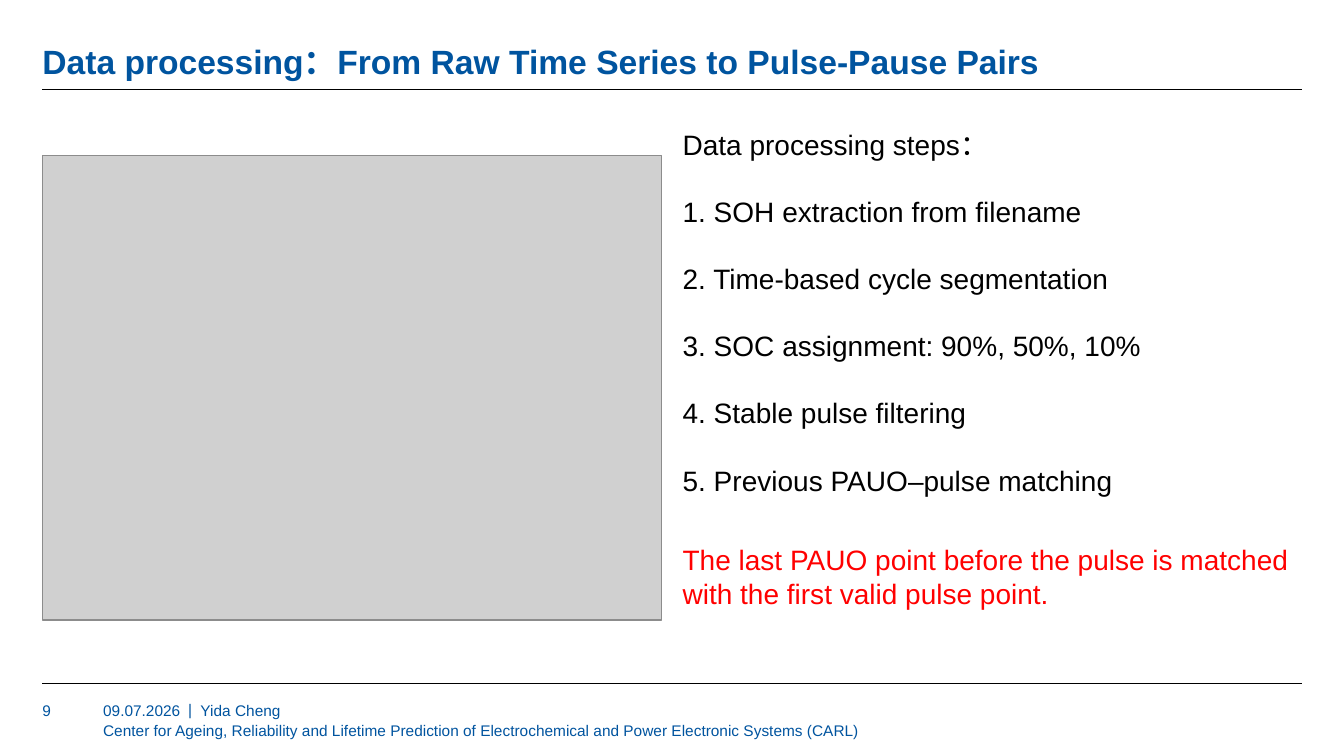
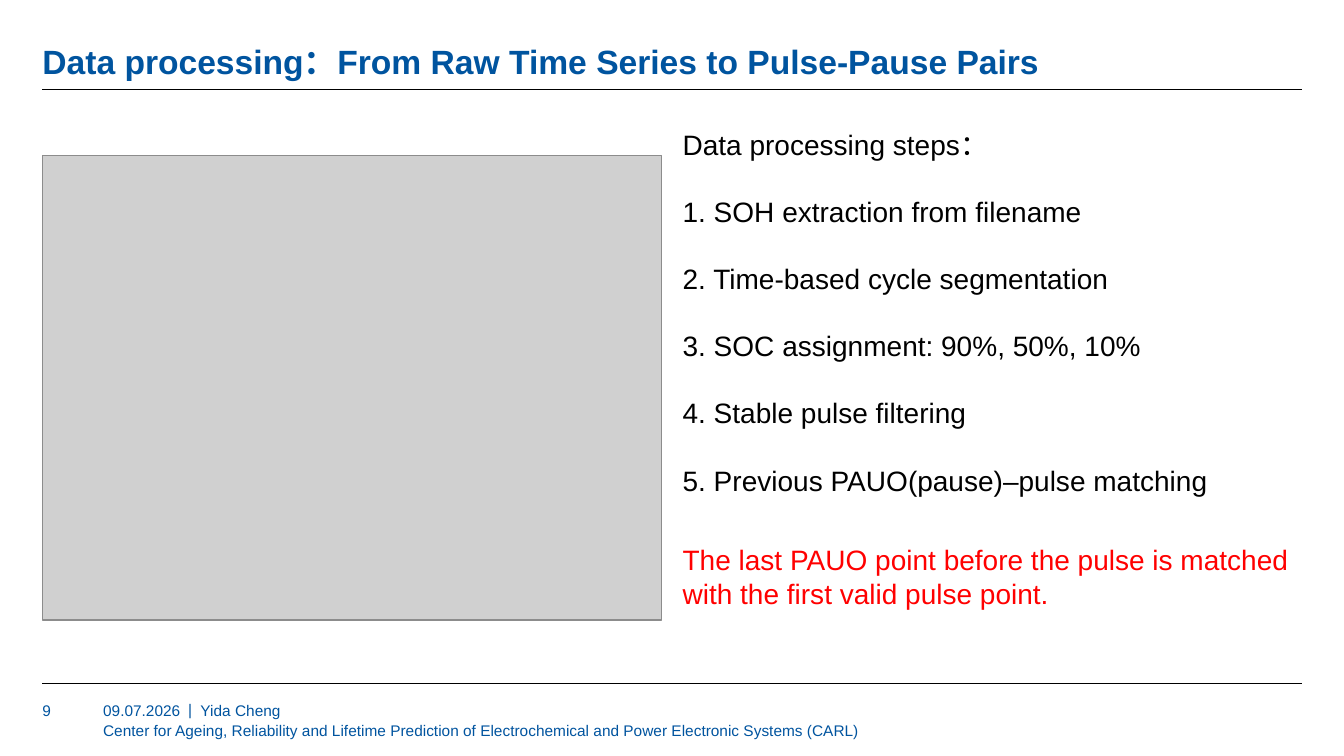
Before and after one commit to YIDA70/Yida-Masterarbeit, a slide deck: slide 9 of Mid-term presentation.pptx. Drawn at 1344x756 pixels with LibreOffice and Linux fonts; fonts in the diff are those of the drawing; grey boxes stand for pictures; background and template pictures are left out. Boxes give left, top, right and bottom in pixels: in the first picture for what was removed or moved away, otherwise in the second. Text is boxed around its words. In the diff, an @@ line names an element or a change of style, - is before the commit and + after.

```diff
--- a/Mid-term presentation.pptx
+++ b/Mid-term presentation.pptx
@@ text at <box>683,134,1207,496</box>: text changed @@
-Data processing steps：
-1. SOH extraction from filename
-2. Time-based cycle segmentation
-3. SOC assignment: 90%, 50%, 10%
-4. Stable pulse filtering
-5. Previous PAUO–pulse matching
+Data processing steps：
+1. SOH extraction from filename
+2. Time-based cycle segmentation
+3. SOC assignment: 90%, 50%, 10%
+4. Stable pulse filtering
+5. Previous PAUO(pause)–pulse matching
```
Also in this commit, not shown: 5 other slides changed, 1 slide added.
